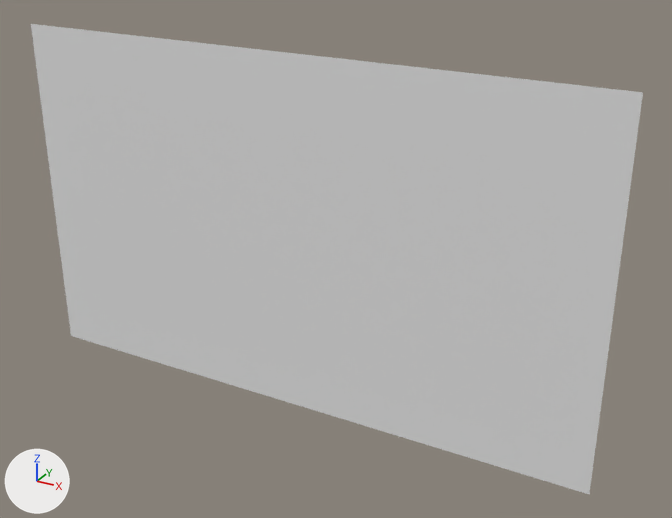
Renders of the OBJ model Assets/Tiled2Unity/Meshes/Jungle Playground.obj from each side of a commit.
Before and after are seen from a 50 mm lens placed at (670.0, -3655.0, 849.0), pointed at (-1385.0, 81.0, -1019.0). Lighting does not change. The marker at lower left points along +X, +Y and +Z. Where no turn or scale is listed for an object, it has been applied to the vertices.

Objects in the first picture: 'Jungle Playground'.
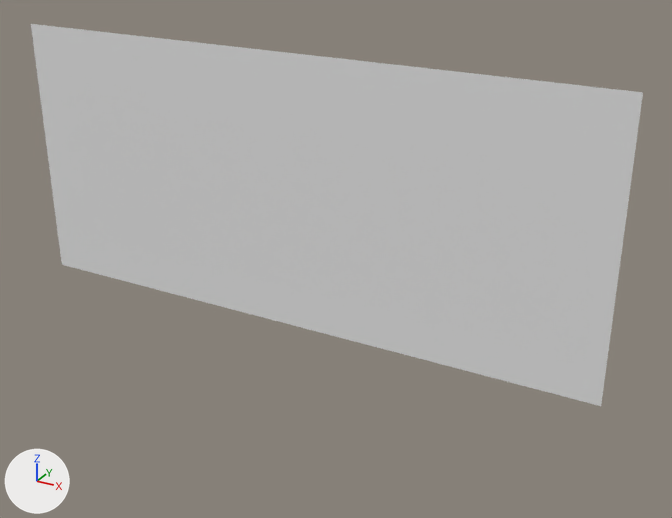
What differs and where, as boxes [x1, y1, x2, y2] in the pictures (672 x 518 px):
'Jungle Playground', reshaped (19% shorter)
    before: [31, 24, 643, 494]
    after: [31, 24, 643, 406]
part 1 of me_jungle_playground, deleted
    before: [62, 265, 601, 494]

Edits to the bpy script that builds the scene:
```text
Change me_jungle_playground:
    used by ob_jungle_playground; location = (0.0, 0.0, 0.0)
    remove me_jungle_playground.from_pydata(...)  # 6060 vertices, 5900 faces; spans x -3200.0..0.0, y 0.0, z -1888.0..0.0
    add me_jungle_playground.from_pydata(...)  # 4545 vertices, 4400 faces; spans x -3200.0..0.0, y 0.0, z -1408.0..0.0
    me_jungle_playground part 1: 1515 vertices removed from x -3200.0..0.0, y 0.0, z -1888.0..-1440.0
```
